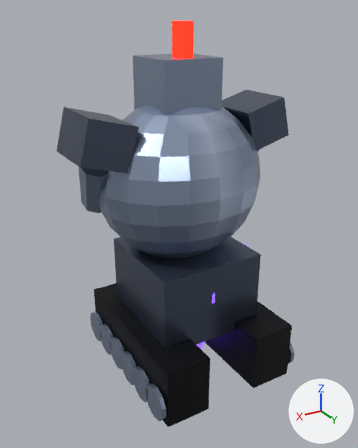
An edit to the glTF model assets/models/kaiju94.glb, drawn before and after from the same camera.
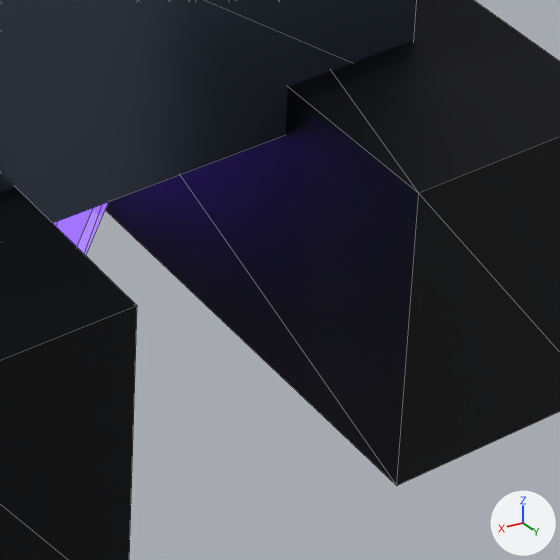
Old and new are each drawn whole from a camera (50 mm lens) standing at (48.5, 79.6, 70.6) and looking at (1.0, 0.3, 30.9) and again close up on the part from 52% to 78% of the width and 69% to 89% of the height. The lights are fixed; the arrows at lower right show +X, +Y and +Z. The older version's two pictures come first. The close-ups show mesh edges as thin lines.

Names of what the first close-up shows: 'MOG_body', 'SG_crystal'.
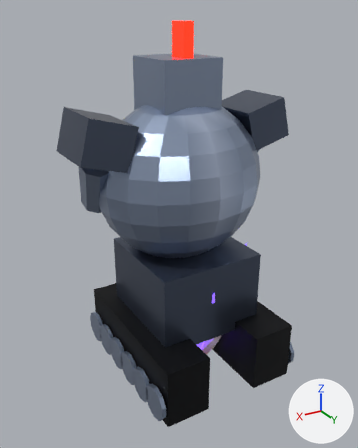
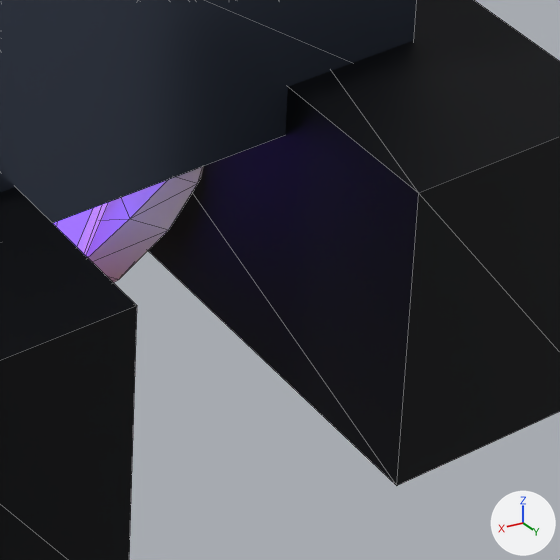
Changed parts and their boxes (x1, y1, x2, y2) in the close-ups (560 x 560 px):
'SG_shoulder', added (purple)
    after: (86, 166, 204, 283)

Edits to the bpy script that builds the scene:
```text
Add mat_sg_shoulder:
    mat_sg_shoulder = bpy.data.materials.new('SG_Shoulder')
    mat_sg_shoulder.use_nodes = True; mat_sg_shoulder.node_tree.nodes.clear()
    _N = mat_sg_shoulder.node_tree.nodes; _L = mat_sg_shoulder.node_tree.links
    n0 = _N.new('ShaderNodeBsdfPrincipled'); n0.name = 'Principled BSDF'
    n0.inputs[1].default_value = 0.1  # 'Metallic'
    n0.inputs[2].default_value = 0.15  # 'Roughness'
    n1 = _N.new('ShaderNodeOutputMaterial'); n1.name = 'Material Output'
    n2 = _N.new('ShaderNodeVertexColor'); n2.name = 'Color Attribute'
    _L.new(n0.outputs[0], n1.inputs[0])  # 'BSDF' to 'Surface'
    _L.new(n2.outputs[0], n0.inputs[0])  # 'Color' to 'Base Color'
Add me_sg_shoulder:
    me_sg_shoulder.from_pydata(...)  # 75 vertices, 138 faces; spans x -6.5..8.4, y -3.8..7.5, z -0.8..29.7
    me_sg_shoulder.materials.append(mat_sg_shoulder)
Add ob_sg_shoulder:
    ob_sg_shoulder = bpy.data.objects.new('SG_shoulder', me_sg_shoulder)
    ob_sg_shoulder.location = (0.0, 0.0, 0.0)
```
